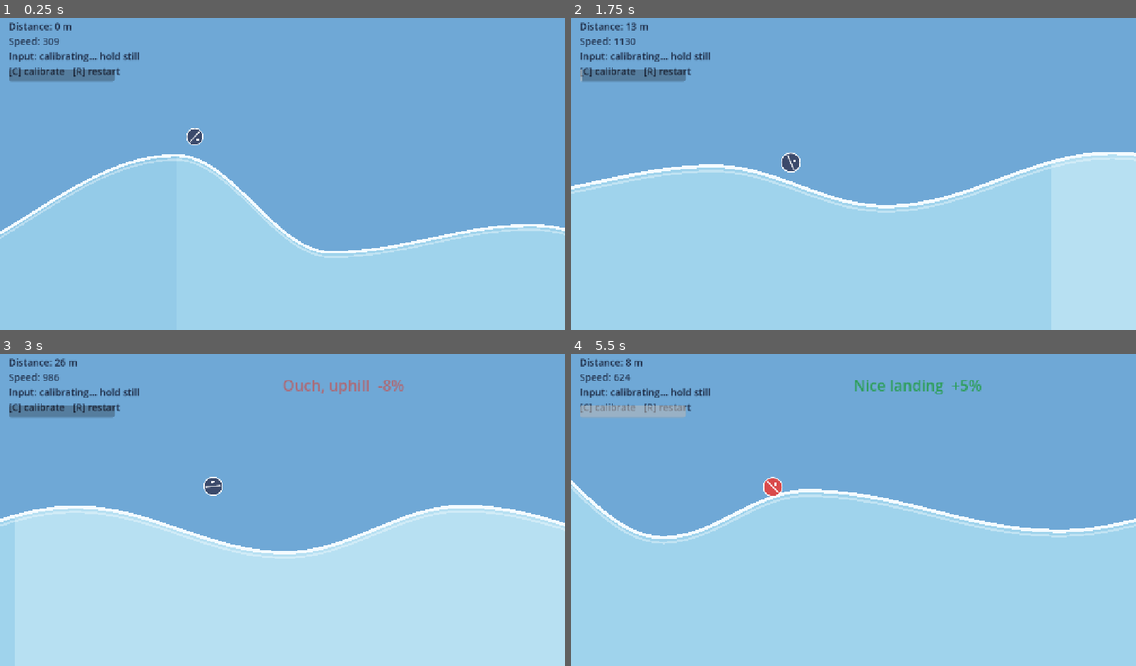
Above: before the commit, frames 1-4 (two rows, left to right).
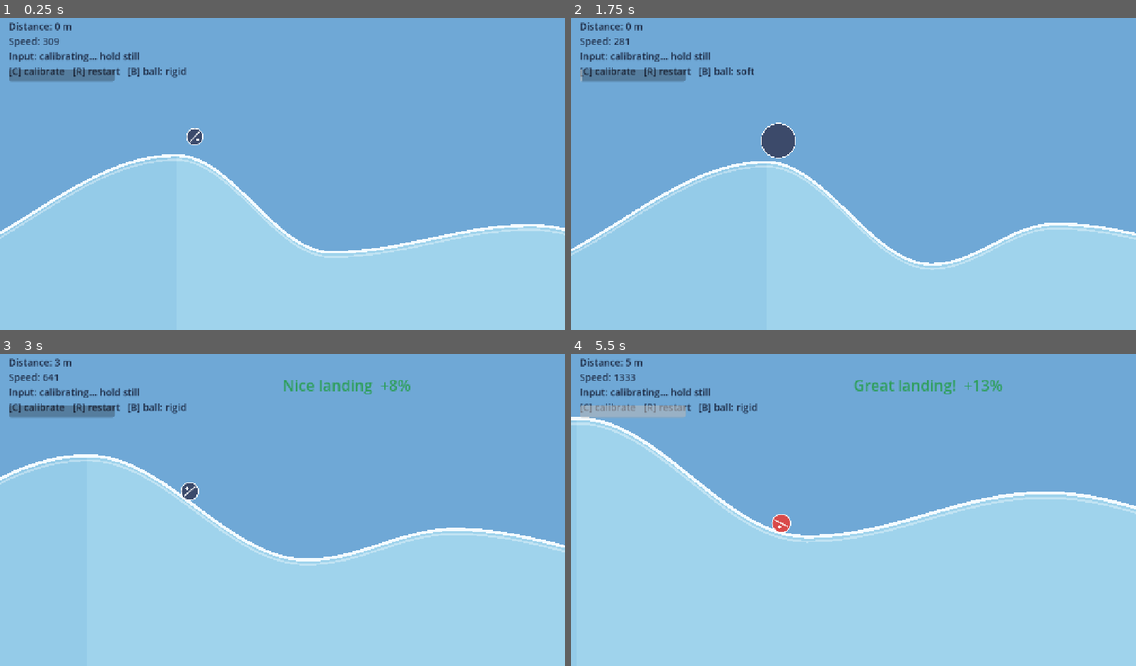
Above: after the commit, the same moments.

Repository: Bj3lla/IN4260MCT
Game: Godot game, scene res://main.tscn
Two runs of this game, one before a commit and one after it. Both use one fixed random seed, a clock stepped at 60 frames per second and the inputs below.
Inputs:
- Up to frame 1 (0.25 s): no input
- Up to frame 2 (1.75 s): hold Space (dive) 0.53-1.28 s; tap C (calibrate) at 0.6 s; tap Space (dive) at 1.35 s; tap B (swap_ball, bound only after the commit) at 1.55 s
- Up to frame 3 (3 s): tap B (swap_ball, bound only after the commit) at 2.1 s; tap C (calibrate) at 2.3, 2.85 s
- Up to frame 4 (5.5 s): tap Space (dive) at 3.05 s; hold Space (dive) 3.53-4.28 s; tap B (swap_ball, bound only after the commit) at 3.8, 4.35 s; tap R (restart) at 4.15 s; tap C (calibrate) at 4.55, 5.1 s; hold Space (dive) from 5.03 s (still down)

The runs differ from the first frame. In frame 1, 0.2% of the frame differs, in the area x 22-33%, y 15-20%; in frame 2, 16%; in frame 3, 17%, in the area x 0-100%, y 1-100%; in frame 4, 15%.

Commit message:
Add squishy soft-body ball to HillRunner, swappable with B
- Copy soft_ball/rigid_ball from soft-body-sim branch (unchanged)
- soft_player.gd drives it with hill-runner rules; all forces go
  through soft_ball.apply_force() on the center ball (rigid_balls[0])
- Brace springs (point to point+2) keep the ring from folding flat
- B key swaps rigid/soft ball, shown in HUD

Co-Authored-By: Claude Opus 5.5 <noreply@anthropic.com>

Diff:
--- a/hillRunner/accel_input.gd
+++ b/hillRunner/accel_input.gd
@@ -41,6 +41,7 @@
 	_add_key_action("dive", KEY_SPACE)
 	_add_key_action("calibrate", KEY_C)
 	_add_key_action("restart", KEY_R)
+	_add_key_action("swap_ball", KEY_B)
 	var err := _udp.bind(port)
 	if err != OK:
 		push_error("AccelInput: could not bind UDP port %d (error %d)" % [port, err])
--- a/hillRunner/main.gd
+++ b/hillRunner/main.gd
@@ -3,9 +3,13 @@
 
 const Terrain := preload("res://terrain.gd")
 const Ball := preload("res://ball.gd")
+const SoftPlayer := preload("res://soft_player.gd")
+
+## Which player to spawn. Press B in game to swap (kept across restarts).
+static var use_soft_ball := false
 
 var terrain: Terrain
-var ball: Ball
+var ball  ## Ball (rigid) or SoftPlayer (squishy); both have position, linear_velocity and landed
 var cam: Camera2D
 var hud: Label
 var dive_bar: ProgressBar
@@ -21,7 +25,7 @@
 	terrain = Terrain.new()
 	add_child(terrain)
 
-	ball = Ball.new()
+	ball = SoftPlayer.new() if use_soft_ball else Ball.new()
 	ball.position = Vector2(0, terrain.height_at(0) - 80)
 	add_child(ball)
 	start_x = ball.position.x
@@ -71,9 +75,13 @@
 	if Input.is_action_just_pressed("restart"):
 		get_tree().reload_current_scene()
 		return
+	if Input.is_action_just_pressed("swap_ball"):
+		use_soft_ball = not use_soft_ball
+		get_tree().reload_current_scene()
+		return
 
 	# Camera: lead the ball horizontally, zoom out the higher it flies.
-	var height := terrain.base_y - ball.position.y
+	var height: float = terrain.base_y - ball.position.y
 	var target_zoom := clampf(0.85 - height / 3000.0, 0.22, 0.85)
 	var z := lerpf(cam.zoom.x, target_zoom, 1.0 - exp(-3.0 * delta))
 	cam.zoom = Vector2(z, z)
@@ -81,13 +89,13 @@
 	cam.position = cam.position.lerp(target, 1.0 - exp(-8.0 * delta))
 	terrain.update_view(cam.position.x)
 
-	var dist := (ball.position.x - start_x) / 100.0
+	var dist: float = (ball.position.x - start_x) / 100.0
 	best = maxf(best, dist)
 	var dev := "device connected" if AccelInput.connected else "no device (hold SPACE)"
 	if AccelInput.is_calibrating():
 		dev = "calibrating... hold still"
-	hud.text = "Distance: %d m\nSpeed: %d\nInput: %s\n[C] calibrate   [R] restart" % [
-		int(best), int(ball.linear_velocity.length()), dev]
+	hud.text = "Distance: %d m\nSpeed: %d\nInput: %s\n[C] calibrate   [R] restart   [B] ball: %s" % [
+		int(best), int(ball.linear_velocity.length()), dev, "soft" if use_soft_ball else "rigid"]
 	dive_bar.value = AccelInput.dive
 	landing_timer -= delta
 	landing_label.modulate.a = clampf(landing_timer / 0.4, 0.0, 1.0)
--- /dev/null
+++ b/hillRunner/soft_body_sim/rigid_ball.gd
@@ -0,0 +1,6 @@
+extends RigidBody2D
+
+@export var radius = 30.0
+
+func _ready() -> void:
+	$CollisionShape2D.shape.radius = radius
--- /dev/null
+++ b/hillRunner/soft_body_sim/rigid_ball.tscn
@@ -0,0 +1,12 @@
+[gd_scene format=3 uid="uid://064eticklvju"]
+
+[ext_resource type="Script" uid="uid://c8ms2wu5upa52" path="res://soft_body_sim/rigid_ball.gd" id="1_dq6r6"]
+
+[sub_resource type="CircleShape2D" id="CircleShape2D_g4v7s"]
+radius = 30.0
+
+[node name="RigidBall" type="RigidBody2D" unique_id=394060542]
+script = ExtResource("1_dq6r6")
+
+[node name="CollisionShape2D" type="CollisionShape2D" parent="." unique_id=1488459390]
+shape = SubResource("CircleShape2D_g4v7s")
--- /dev/null
+++ b/hillRunner/soft_body_sim/soft_ball.gd
@@ -0,0 +1,207 @@
+extends Node
+
+@export_group("Circle Properties")
+@export_range(0.0, 1000000.0) var radius : float = 100.0
+@export_range(5, 10000) var num_points : int = 15
+# the points are circle shaped rigid bodies. this gives the redius of these circles
+@export_range(10, 1000000) var points_min_distance : float = 30.0
+
+@export_group("Outer Springs Properties")
+@export_range(0.0, 1000000.0) var outer_spring_length : float = 42.0
+@export_range(0.0, 1000000.0) var outer_spring_max_length : float = 42.0
+@export_range(0.0, 1000000.0) var outer_spring_stiffness : float = 200.0
+
+
+@export_group("Inner Spring Properties")
+@export_range(0.0, 1000000.0) var inner_spring_length : float = 100.0
+@export_range(0.0, 1000000.0) var inner_spring_max_length : float = 100.0
+@export_range(0.0, 1000000.0) var inner_spring_stiffness : float = 200.0
+
+@export_group("General Spring Properties")
+## wobblyness of the ball
+@export_range(0.0, 1.0) var spring_damping : float = 0.9
+
+@export_group("Graphics Properties")
+# how many pixels apart the actually drawn points from the curve should be
+@export var curve_bake_interval : float = 10.0
+@export var curve_point_curvature : float = 10.0
+
+# variables for physics
+var rigid_ball : PackedScene = preload("res://soft_body_sim/rigid_ball.tscn") # "points" of the softbody simulation
+var rigid_balls : Array[RigidBody2D]
+var outer_springs : Array[DampedSpringJoint2D]
+var center_springs : Array[DampedSpringJoint2D]
+
+# variables for graphics
+var visuals_container : Node2D
+var path : Path2D
+var polygon : Polygon2D
+var line : Line2D
+var remote_transform : RemoteTransform2D
+
+func _ready() -> void:
+
+	# GRAPHICS INITIALIZATION ---
+
+	# initialize curve points for graphics
+	# gets updated in _process
+	# since we have a fixed number of balls, the curve has a fixed number of points
+	visuals_container = $Visuals
+	polygon = $Visuals/Polygon2D
+	line = $Visuals/Line2D
+	path = $Visuals/Path2D
+	for i in range(num_points+1):
+		path.curve.add_point(Vector2(0,0))
+
+	# PHYSICS INITIALIZATION ---
+
+	# zeroth entry will be the center ball
+	# following entries are outer balls in order around a circle
+	rigid_balls = []
+
+	outer_springs = []
+	center_springs = []
+
+	# make center point
+	var center_ball : RigidBody2D = rigid_ball.instantiate()
+	center_ball.position = Vector2(0.0, 0.0)
+	center_ball.radius = points_min_distance
+	add_child(center_ball)
+	rigid_balls.append(center_ball)
+	remote_transform = RemoteTransform2D.new()
+	center_ball.add_child(remote_transform)
+	remote_transform.remote_path = "../../Visuals"
+
+	# initialize equally spaced points on circle
+	for i in range(num_points):
+		var point_position : Vector2 = radius*Vector2(1.0, 0.0) # position of point
+		point_position = point_position.rotated(2*PI / (num_points)*i) # position points equally spaced on circle
+		var point_ball : RigidBody2D = rigid_ball.instantiate()
+		point_ball.position = point_position
+		point_ball.radius = points_min_distance
+		add_child(point_ball)
+		rigid_balls.append(point_ball)
+
+	# make springs between neighbourign outer points
+	# and between each outer point and the center point
+	var outer_point : RigidBody2D = rigid_balls[0]
+	var right_neighbour : RigidBody2D = rigid_balls[1]
+	for i in range(1, num_points):
+
+		outer_point = right_neighbour
+		right_neighbour = rigid_balls[i+1]
+
+		# initialize outer spring between neighbours
+		var outer_spring : DampedSpringJoint2D = make_spring(outer_point, right_neighbour, outer_spring_length, outer_spring_max_length, outer_spring_stiffness)
+		add_child(outer_spring)
+		outer_springs.append(outer_spring)
+
+		# initialize spring between center and outer point
+		var center_spring : DampedSpringJoint2D = make_spring(center_ball, outer_point, inner_spring_length, inner_spring_max_length, inner_spring_stiffness)
+		add_child(center_spring)
+		center_springs.append(center_spring)
+
+	outer_point = right_neighbour
+	right_neighbour = rigid_balls[1]
+	var outer_spring : DampedSpringJoint2D = make_spring(outer_point, right_neighbour, outer_spring_length, outer_spring_max_length, outer_spring_stiffness)
+	add_child(outer_spring)
+	outer_springs.append(outer_spring)
+
+	var center_spring : DampedSpringJoint2D = make_spring(center_ball, outer_point, inner_spring_length, inner_spring_max_length, inner_spring_stiffness)
+	add_child(center_spring)
+	center_springs.append(center_spring)
+
+	#get_tree().paused = true
+
+# makes a spring with given properties in the middle between two balls
+# a spring connects to physics objects and has its own position and rotation
+func make_spring(rigid_ball_a : RigidBody2D, rigid_ball_b : RigidBody2D, spring_length : float, spring_max_length : float, spring_stiffness : float) -> DampedSpringJoint2D:
+	# initialize spring
+	var spring : DampedSpringJoint2D = DampedSpringJoint2D.new()
+	spring.node_a = rigid_ball_a.get_path()
+	spring.node_b = rigid_ball_b.get_path()
+	spring.length = spring_max_length
+	spring.rest_length = spring_length
+	spring.stiffness = spring_stiffness
+	spring.damping = spring_damping
+	spring.disable_collision = true
+
+	# position and rotate spring into the middle of both balls
+	var middle_point : Vector2 = 0.5 * (rigid_ball_a.position + rigid_ball_b.position)
+	var difference_direction : Vector2 = (rigid_ball_b.position - rigid_ball_a.position).normalized()
+	spring.position = middle_point - 0.5 * spring_length * difference_direction
+	spring.rotation = difference_direction.angle() - PI / 2.0
+
+	return spring
+
+# Curve points have a position and additionally in and out positions,
+# that define the curvature of the corner at this point.
+# This function heuristically calculates them,
+# by assuming the line between the in and out point is orthogonal to the
+# distance between the point and the center of the ball.
+# the parameter convex_or_concave needs to be 1.0 or -1.0
+# and changes between convex and concave curvature
+func get_in_and_out_curve_point(point : Vector2, convex_or_concave : float = 1.0) -> Array[Vector2]:
+	# calculate direction between in and out point
+	var direction : Vector2 = point.orthogonal().normalized()
+	var in_point : Vector2 = convex_or_concave * direction*curve_point_curvature
+	var out_point : Vector2 = -convex_or_concave * direction*curve_point_curvature
+	return [in_point, out_point]
+
+func _process(delta: float) -> void:
+	# update overall position with position from center ball
+	#position += rigid_balls[0].position
+
+	# get current positions of outer balls
+	# and update path.curve
+
+	var center_position : Vector2 = rigid_balls[0].position
+
+	var last_point : Vector2 = rigid_balls[-1].position - center_position
+	var current_point : Vector2 = rigid_balls[1].position - center_position
+	var next_point : Vector2 = rigid_balls[2].position - center_position
+
+	last_point += points_min_distance * last_point.normalized()
+	current_point += points_min_distance * current_point.normalized()
+	next_point += points_min_distance * next_point.normalized()
+
+	path.curve.set_point_position(0, current_point)
+	path.curve.set_point_position(num_points, current_point)
+	var angle_at_point : float = (current_point - last_point).angle_to(next_point - current_point)
+	var in_and_out_point : Array[Vector2] = get_in_and_out_curve_point(current_point, sign(angle_at_point))
+	path.curve.set_point_in(num_points, in_and_out_point[0])
+	path.curve.set_point_out(0, in_and_out_point[1])
+
+	for i in range(3, num_points+1):
+
+		last_point = current_point
+		current_point = next_point
+		next_point = rigid_balls[i].position - center_position
+
+		next_point += points_min_distance * next_point.normalized()
+
+		path.curve.set_point_position(i-2, current_point)
+		angle_at_point= (current_point - last_point).angle_to(next_point - current_point)
+		in_and_out_point = get_in_and_out_curve_point(current_point, sign(angle_at_point))
+		path.curve.set_point_in(i-2, in_and_out_point[0])
+		path.curve.set_point_out(i-2, in_and_out_point[1])
+
+	last_point = current_point
+	current_point = next_point
+	next_point = rigid_balls[1].position - center_position
+
+	next_point += points_min_distance * next_point.normalized()
+
+	path.curve.set_point_position(num_points-1, current_point)
+	angle_at_point = (current_point - last_point).angle_to(next_point - current_point)
+	in_and_out_point = get_in_and_out_curve_point(current_point, sign(angle_at_point))
+	path.curve.set_point_in(num_points-1, in_and_out_point[0])
+	path.curve.set_point_out(num_points-1, in_and_out_point[1])
+
+	# update polygon
+	var baked_points = path.curve.get_baked_points()
+	polygon.polygon = baked_points
+	line.points = baked_points
+
+func apply_force(force: Vector2, position : Vector2 = Vector2(0, 0)) -> void:
+	rigid_balls[0].apply_force(force, position)
--- /dev/null
+++ b/hillRunner/soft_body_sim/soft_ball.tscn
@@ -0,0 +1,20 @@
+[gd_scene format=3 uid="uid://du6ac0k36qgjt"]
+
+[ext_resource type="Script" uid="uid://cnufxc1etuv6y" path="res://soft_body_sim/soft_ball.gd" id="1_t06fl"]
+
+[sub_resource type="Curve2D" id="Curve2D_t06fl"]
+
+[node name="SoftBall" type="Node" unique_id=1411061033]
+script = ExtResource("1_t06fl")
+
+[node name="Visuals" type="Node2D" parent="." unique_id=1337980332]
+
+[node name="Polygon2D" type="Polygon2D" parent="Visuals" unique_id=759563755]
+
+[node name="Path2D" type="Path2D" parent="Visuals" unique_id=1672332640]
+curve = SubResource("Curve2D_t06fl")
+
+[node name="Line2D" type="Line2D" parent="Visuals" unique_id=1488864001]
+closed = true
+width = 5.0
+default_color = Color(1, 0, 0, 1)
--- /dev/null
+++ b/hillRunner/soft_player.gd
@@ -0,0 +1,204 @@
+extends Node2D
+## Squishy version of the player (see ball.gd for the rigid one).
+## Spawns soft_body_sim/soft_ball.tscn and plays by the same rules: dive on
+## downslopes, release on upslopes, landing bonus/penalty.
+##
+## All forces go to the center rigid ball (soft_ball.rigid_balls[0]) through
+## soft_ball.apply_force(). The springs carry them to the outer points.
+## This node's position follows the center ball, so main.gd can treat it like
+## the rigid ball (position, linear_velocity, landed signal).
+
+signal landed(kind: String, change: float)
+
+const SoftBallScene := preload("res://soft_body_sim/soft_ball.tscn")
+const SoftBall := preload("res://soft_body_sim/soft_ball.gd")
+
+@export_group("Shape")
+@export var ball_radius := 45.0      ## distance from center to the outer points
+@export var point_radius := 10.0     ## collision radius of each point
+@export var num_points := 10
+@export var stiffness := 1000.0      ## higher = less squishy
+@export var damping := 0.9
+## Masses of the center ball and each outer point. (A heavy center + light ring
+## was tested and folded more easily, so they're equal by default.)
+@export var center_mass := 1.0
+@export var point_mass := 1.0
+## Extra springs from each outer point to the one two steps away.
+## Without them the ring can fold flat on hard landings and stay folded.
+@export var brace_springs := true
+@export var brace_stiffness := 1000.0
+
+@export_group("Movement")
+@export var air_gravity := 0.8       ## gravity scale while flying (lower = floatier)
+@export var air_dive_gravity := 2.5  ## extra gravity in the air while diving
+@export var dive_squash := 0.0       ## extra push into the ground while diving (above ~0.3 the ring tends to fold)
+@export var slope_thrust := 700.0    ## px/s² along the hill at full dive on a steep slope
+@export var uphill_brake := 1.3
+@export var steep_slope := 0.6
+@export var launch_boost := 1.2
+@export var min_launch_vy := 150.0
+@export var landing_bonus := 0.15
+@export var landing_penalty := 0.4
+@export var min_air_time := 0.12
+@export var min_speed := 180.0
+@export var max_speed := 1500.0
+@export var boost_time := 0.2        ## landing/launch kicks are spread over this many seconds
+@export var max_correction := 1500.0 ## px/s² cap on the min/max speed pushes (keeps the body from tearing)
+
+var soft_ball: SoftBall
+var center: RigidBody2D
+var linear_velocity := Vector2.ZERO  ## average velocity of all points
+var on_ground := false
+var air_time := 0.0
+
+var _g := 980.0
+var _total_mass := 1.0
+var _boost_force := Vector2.ZERO
+var _boost_left := 0.0
+
+
+func _ready() -> void:
+	_g = ProjectSettings.get_setting("physics/2d/default_gravity", 980.0)
+
+	soft_ball = SoftBallScene.instantiate() as SoftBall
+	# Configure before it builds itself in _ready.
+	var chord := 2.0 * ball_radius * sin(PI / num_points)
+	soft_ball.radius = ball_radius
+	soft_ball.num_points = num_points
+	soft_ball.points_min_distance = point_radius
+	soft_ball.outer_spring_length = chord
+	soft_ball.outer_spring_max_length = chord
+	soft_ball.inner_spring_length = ball_radius
+	soft_ball.inner_spring_max_length = ball_radius
+	soft_ball.outer_spring_stiffness = stiffness
+	soft_ball.inner_spring_stiffness = stiffness
+	soft_ball.spring_damping = damping
+	add_child(soft_ball)
+
+	center = soft_ball.rigid_balls[0]
+	if brace_springs:
+		_add_brace_springs()
+	# Visuals copy the center ball's transform; its rotation would twist the outline.
+	soft_ball.remote_transform.update_rotation = false
+
+	var mat := PhysicsMaterial.new()
+	mat.friction = 0.0
+	mat.bounce = 0.0
+	_total_mass = 0.0
+	# The soft ball is a plain Node, so its bodies don't inherit our transform.
+	# Move them all to the spawn point (same offset keeps the springs intact).
+	center.mass = center_mass
+	for b: RigidBody2D in soft_ball.rigid_balls:
+		if b != center:
+			b.mass = point_mass
+		b.global_position += global_position
+		b.physics_material_override = mat
+		b.can_sleep = false
+		b.continuous_cd = RigidBody2D.CCD_MODE_CAST_SHAPE
+		b.contact_monitor = true
+		b.max_contacts_reported = 2
+		b.linear_velocity = Vector2(250, 0)
+		_total_mass += b.mass
+
+	soft_ball.line.default_color = Color.WHITE
+	soft_ball.line.width = 3.0
+
+
+func _add_brace_springs() -> void:
+	var balls := soft_ball.rigid_balls
+	var k := balls.size() - 1
+	var brace_len := 2.0 * ball_radius * sin(2.0 * PI / num_points)
+	for i in range(k):
+		var a := balls[1 + i]
+		var b := balls[1 + (i + 2) % k]
+		var spring := soft_ball.make_spring(a, b, brace_len, brace_len, brace_stiffness)
+		soft_ball.add_child(spring)
+
+
+func _physics_process(delta: float) -> void:
+	var dive := AccelInput.dive
+	var balls: Array[RigidBody2D] = soft_ball.rigid_balls
+
+	# Average velocity of the whole body (the center alone jiggles a lot).
+	var v := Vector2.ZERO
+	for b in balls:
+		v += b.linear_velocity
+	v /= balls.size()
+	linear_velocity = v
+	position = center.global_position
+
+	# Average contact normal of the outer points against the terrain.
+	# (Outer points bumping into each other don't count.)
+	var n := Vector2.ZERO
+	for i in range(1, balls.size()):
+		var state := PhysicsServer2D.body_get_direct_state(balls[i].get_rid())
+		for c in state.get_contact_count():
+			if not state.get_contact_collider_object(c) is RigidBody2D:
+				n += state.get_contact_local_normal(c)
+	on_ground = n.length_squared() > 0.0001
+
+	var force := Vector2.ZERO
+	if on_ground:
+		n = n.normalized()
+		if n.y > 0:
+			n = -n
+		var t := Vector2(-n.y, n.x)        # tangent along the hill
+		if t.x < 0:
+			t = -t
+		var speed := v.dot(t)
+		if air_time >= min_air_time:
+			_landing(speed, t)
+		air_time = 0.0
+		var slope := clampf(t.y / steep_slope, -1.0, 1.0)   # +1 steep down, -1 steep up
+		var thrust := dive * slope_thrust * slope
+		if slope < 0.0:
+			# Braking only slows us down to min_speed, never pushes us backwards.
+			thrust *= uphill_brake if speed > min_speed else 0.0
+		force += t * thrust * _total_mass
+		force += -n * _g * dive_squash * dive * _total_mass
+		if speed < min_speed:
+			force += t * minf((min_speed - speed) * 5.0, max_correction) * _total_mass
+	else:
+		var was := air_time
+		air_time += delta
+		if was < 0.05 and air_time >= 0.05 and -v.y > min_launch_vy and dive < 0.3:
+			_boost(Vector2(0, v.y * (launch_boost - 1.0)))
+		# Gravity already pulls every point at 1x; add the difference.
+		force.y += _g * (air_gravity - 1.0 + air_dive_gravity * dive) * _total_mass
+		if v.x < min_speed:
+			force.x += minf((min_speed - v.x) * 5.0, max_correction) * _total_mass
+
+	var over := v.length() - max_speed
+	if over > 0.0:
+		force -= v.normalized() * minf(over * 10.0, max_correction) * _total_mass
+
+	if _boost_left > 0.0:
+		force += _boost_force
+		_boost_left -= delta
+
+	soft_ball.apply_force(force)
+
+	var body_col := Color("#3b4a6b").lerp(Color("#d94a4a"), dive)
+	soft_ball.polygon.color = body_col
+
+
+## Spread a velocity change over boost_time so the center ball doesn't punch through the ring.
+func _boost(dv: Vector2) -> void:
+	_boost_force = dv * _total_mass / boost_time
+	_boost_left = boost_time
+
+
+func _landing(speed: float, t: Vector2) -> void:
+	var slope := t.y   # > 0 means the hill goes down to the right
+	var k := clampf(absf(slope) / steep_slope, 0.0, 1.0)
+	var change := 0.0
+	var kind := "flat"
+	if slope > 0.05:
+		change = landing_bonus * k
+		kind = "great" if k > 0.6 else "good"
+	elif slope < -0.05:
+		change = -landing_penalty * k
+		kind = "bad"
+	landed.emit(kind, change)
+	if change != 0.0:
+		_boost(t * speed * change)
Not shown, added: hillRunner/soft_body_sim/rigid_ball.gd.uid
Not shown, added: hillRunner/soft_body_sim/soft_ball.gd.uid
Not shown, added: hillRunner/soft_player.gd.uid
